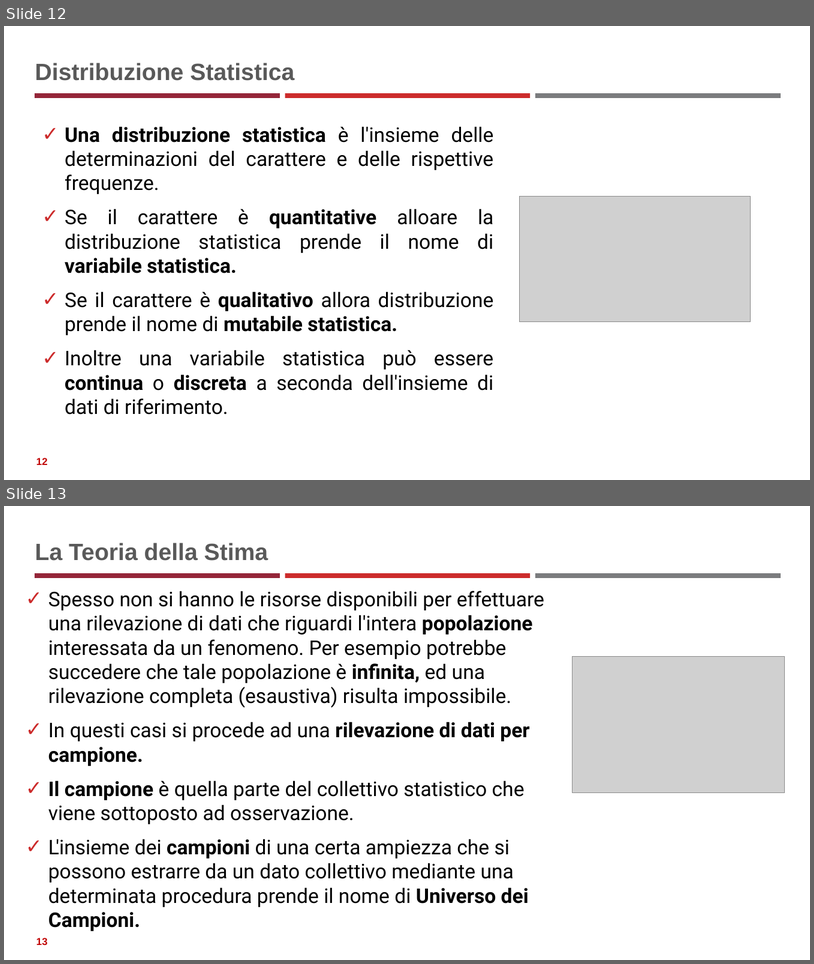
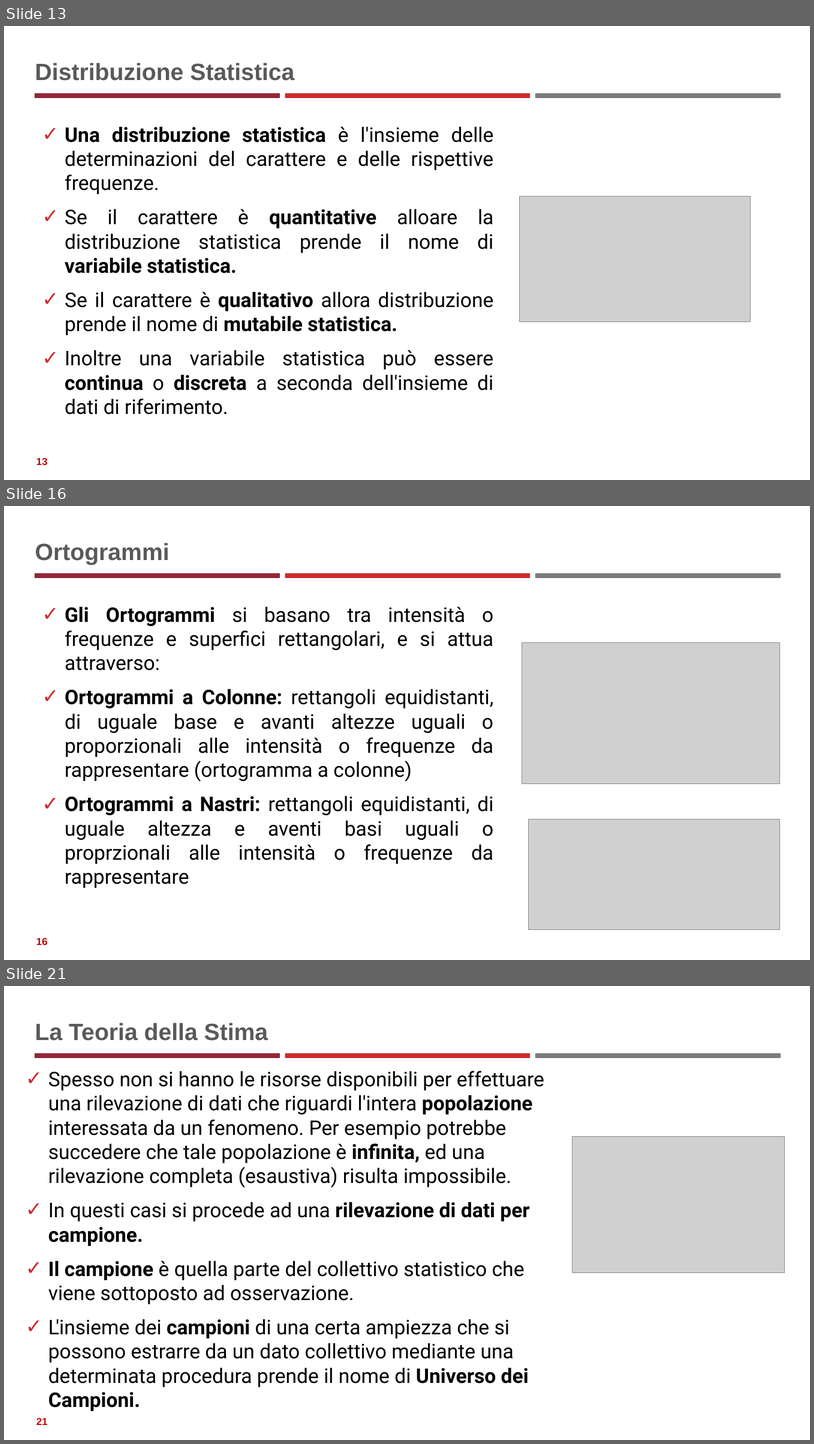
Before and after one commit to neural1977/data_science_interview_material, a slide deck: Statistics_ita.pptx. Shown one above the other, each under a label of ours: slides 12 and 13 before the commit, slides 13, 16 and 21 after it; the slides between them are not shown. The pictures are 814x964 and 814x1444 pixels, drawn with LibreOffice and Linux fonts; fonts in the diff are those of the drawing; grey boxes stand for pictures. Boxes give left, top, right and bottom in pixels: in the first picture for what was removed or moved away, otherwise in the second. Text is boxed around its words. In the diff, an @@ line names an element or a change of style, - is before the commit and + after.

```diff
--- a/Statistics_ita.pptx
+++ b/Statistics_ita.pptx
@@ slide 16 added at (4, 506, 810, 960), background #FFFFFF; not listed: 3 template elements that a slide beside it also shows @@
@@ title added at (35, 543, 170, 565), 28 pt, text #595959, bold @@
+Ortogrammi
@@ text added at (65, 606, 494, 888), 24 pt, text #000000 @@
+✓ Gli Ortogrammi si basano tra intensità o frequenze e superfici rettangolari, e si attua attraverso:
+✓ Ortogrammi a Colonne: rettangoli equidistanti, di uguale base e avanti altezze uguali o proporzionali alle intensità o frequenze da rappresentare (ortogramma a colonne)
+✓ Ortogrammi a Nastri: rettangoli equidistanti, di uguale altezza e aventi basi uguali o proprzionali alle intensità o frequenze da rappresentare
@@ picture added at (522, 642, 781, 784) @@
@@ picture added at (528, 819, 780, 929) @@
@@ page number added at (36, 937, 48, 945), 12 pt, text #C00000, bold @@
+16
@@ what was slide 12 is now slide 13 @@
@@ page number at (36, 457, 48, 465): text changed @@
-12
+13
@@ what was slide 13 is now slide 21 @@
@@ page number at (36, 1417, 48, 1425): text changed @@
-13
+21
```
Also in this commit, not shown: 7 other slides added, 1 other file.
